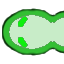
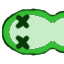
Layer changes from the first (64, 64) image to the second:
added layer "Worm Head Dead" above "Worm Head" over left=15, top=14, right=30, bottom=50
hid "Worm Head" over left=15, top=14, right=30, bottom=50
